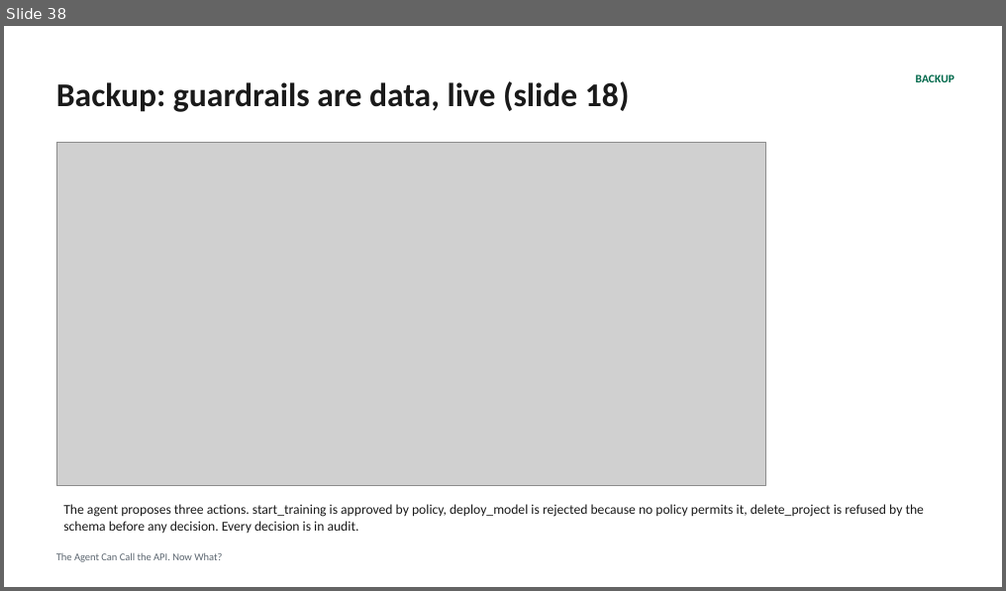
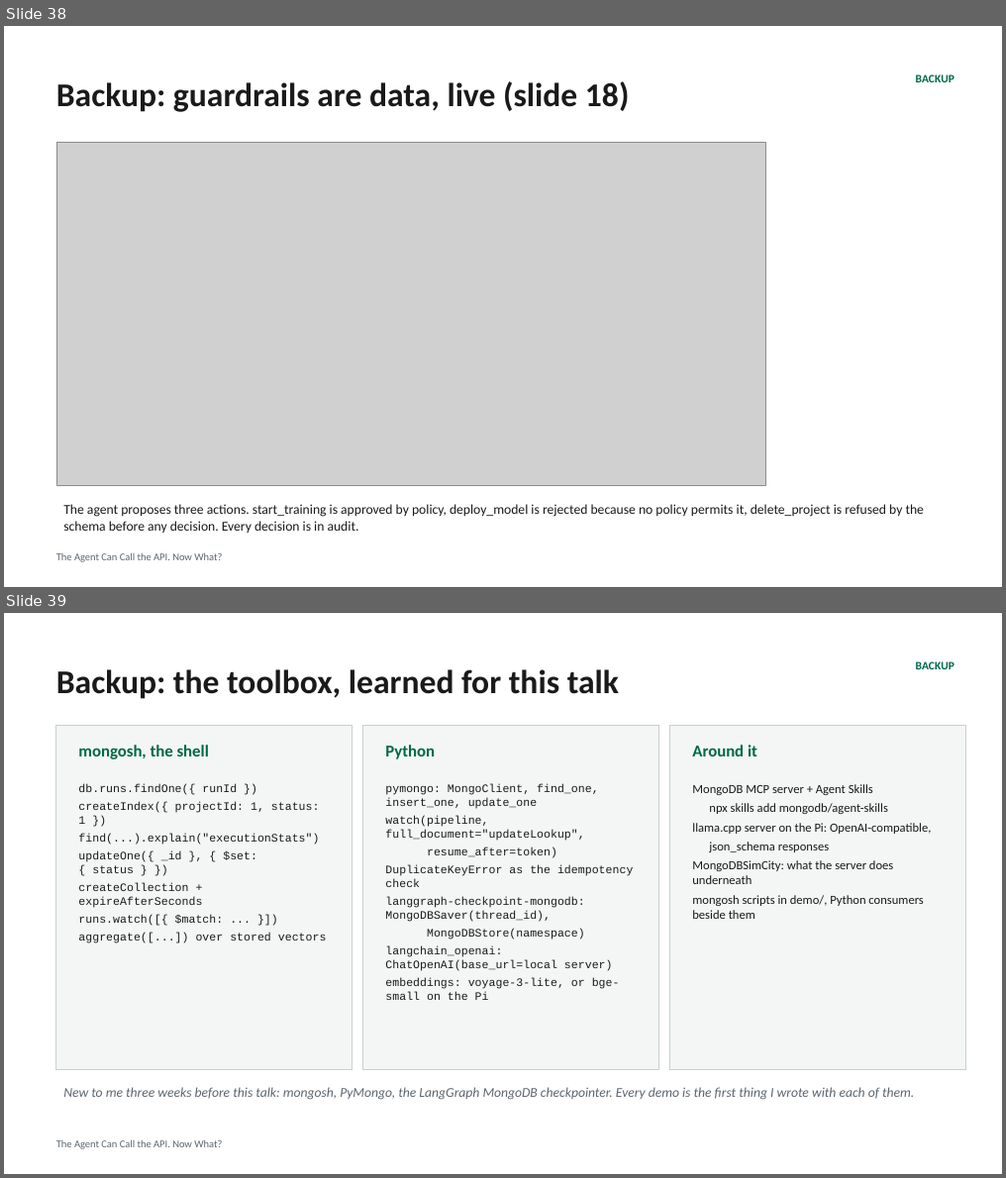
Before and after one commit to eoinjordan/what-should-a-local-agent-remember, a slide deck: slides/what-should-a-local-agent-remember.pptx. Shown one above the other, each under a label of ours: slide 38 before the commit, slides 38 and 39 after it. The pictures are 1006x591 and 1006x1178 pixels, drawn with LibreOffice and Linux fonts; fonts in the diff are those of the drawing; grey boxes stand for pictures. Boxes give left, top, right and bottom in pixels: in the first picture for what was removed or moved away, otherwise in the second. Text is boxed around its words. In the diff, an @@ line names an element or a change of style, - is before the commit and + after.

Commit message:
Slides: toolbox backup slide; viewer and PDF regenerated

```diff
--- a/slides/what-should-a-local-agent-remember.pptx
+++ b/slides/what-should-a-local-agent-remember.pptx
@@ slide 39 added at <box>4,613,1002,1174</box>, background #FFFFFF; not listed: 2 template elements that a slide beside it also shows @@
@@ title added at <box>56,669,619,699</box>, 32 pt, text #1A1A1A, bold @@
+Backup: the toolbox, learned for this talk
@@ rectangle added at <box>56,725,352,1069</box>, fill #F3F6F4, outline #C9CFCD 1 pt @@
@@ rectangle added at <box>363,725,659,1069</box>, fill #F3F6F4, outline #C9CFCD 1 pt @@
@@ rectangle added at <box>670,725,966,1069</box>, fill #F3F6F4, outline #C9CFCD 1 pt @@
@@ text added at <box>78,745,209,760</box>, 16 pt, text #00684A, bold @@
+mongosh, the shell
@@ text added at <box>385,745,435,760</box>, 16 pt, text #00684A, bold @@
+Python
@@ text added at <box>692,745,757,757</box>, 16 pt, text #00684A, bold @@
+Around it
@@ text added at <box>78,784,327,944</box>, 11 pt, text #1A1A1A @@
+db.runs.findOne({ runId })
+createIndex({ projectId: 1, status: 1 })
+find(...).explain("executionStats")
+updateOne({ _id }, { $set: { status } })
+createCollection + expireAfterSeconds
+runs.watch([{ $match: ... }])
+aggregate([...]) over stored vectors
@@ text added at <box>385,784,633,1000</box>, 11 pt, text #1A1A1A @@
+pymongo: MongoClient, find_one, insert_one, update_one
+watch(pipeline, full_document="updateLookup",
+resume_after=token)
+DuplicateKeyError as the idempotency check
+langgraph-checkpoint-mongodb: MongoDBSaver(thread_id),
+MongoDBStore(namespace)
+langchain_openai: ChatOpenAI(base_url=local server)
+embeddings: voyage-3-lite, or bge-small on the Pi
@@ text added at <box>692,784,931,919</box>, 12 pt, text #1A1A1A @@
+MongoDB MCP server + Agent Skills
+npx skills add mongodb/agent-skills
+llama.cpp server on the Pi: OpenAI-compatible,
+json_schema responses
+MongoDBSimCity: what the server does underneath
+mongosh scripts in demo/, Python consumers beside them
@@ text added at <box>63,1087,914,1100</box>, 13 pt, text #5C6670, italic @@
+New to me three weeks before this talk: mongosh, PyMongo, the LangGraph MongoDB checkpointer. Every demo is the first thing I wrote with each of them.
```
Also in this commit, not shown: 2 other files.
